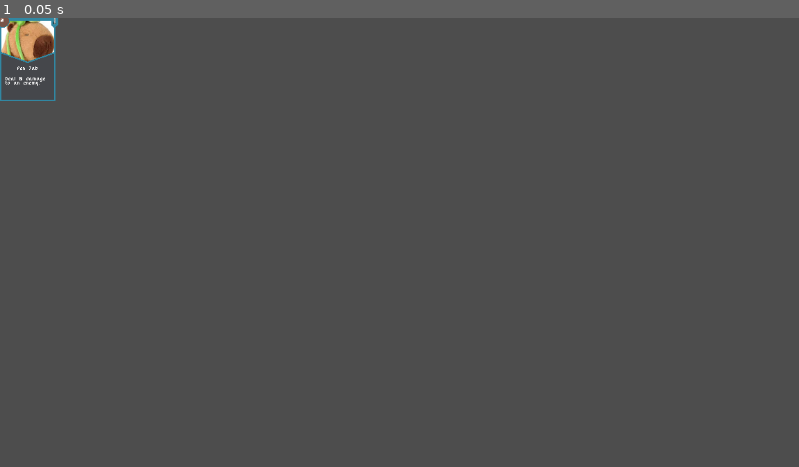
Above: before the commit, frame 1.
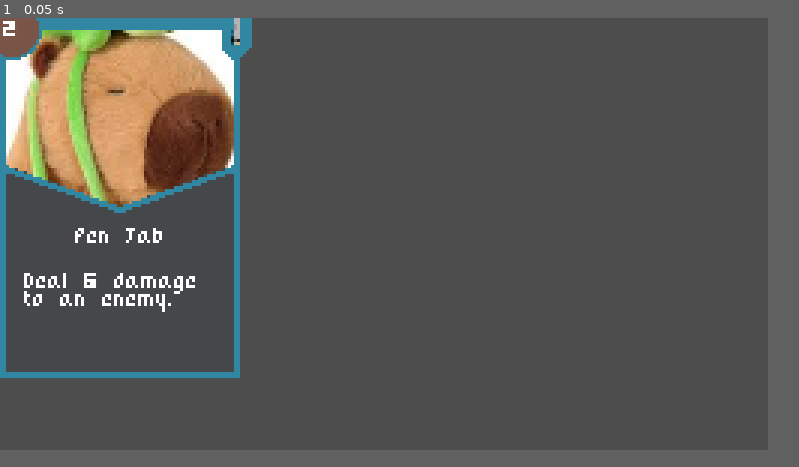
Above: after the commit, the same moment.

Repository: sebsantoni/battle_for_brushwood_demo
Game: Godot game, scene res://card_ui/attack_card_display.tscn
Two runs of this game, one before a commit and one after it. Both use one fixed random seed, a clock stepped at 60 frames per second and the inputs below. The project has no main scene, so this scene is started directly.
Inputs:
- Up to frame 1 (0.05 s): no input
In our replay, the window is 799x449 before the commit and 768x432 after it. These sizes can differ from the game's own. Grey fills any space a smaller window leaves; there, only what the larger window draws over its background counts as a difference.

The runs differ from the first frame. In frame 1, 13% of the frame differs, in the area x 0-32%, y 0-81%.

Commit message:
encounter scene created with hand-made background

Diff:
--- /dev/null
+++ b/card/card.gd
@@ -0,0 +1,20 @@
+#meta-name: Card
+#meta-description: Create a new card
+class_name Card
+extends Resource
+
+enum Type {Attack, Spell, Aura, Character}
+
+@export_group("Gameplay Attributes")
+var type: Type
+var cost
+
+@export_group("Visual Attributes")
+var art: TextureRect
+var name_
+var description
+
+
+func play():
+	# called when the card is played
+	pass
--- a/card_ui/attack_card_display.gdshader
+++ /dev/null
@@ -1,5 +0,0 @@
-shader_type canvas_item;
-
-void fragment(){
-    COLOR = vec4(0.19, 0.53, 0.64, 1);
-}
--- a/card_ui/attack_card_display.tscn
+++ b/card_ui/attack_card_display.tscn
@@ -30,7 +30,7 @@
 corner_radius_bottom_left = 20
 anti_aliasing = false
 
-[node name="AttackCardDisplay" type="Control"]
+[node name="AttackCardVisuals" type="Control"]
 layout_mode = 3
 anchors_preset = 0
 offset_right = 80.0
--- a/card_ui/type_diamond.tscn
+++ b/card_ui/type_diamond.tscn
@@ -1,8 +1,9 @@
-[gd_scene format=3 uid="uid://cbt4c2ggbm512"]
+[gd_scene load_steps=2 format=3 uid="uid://dtyxobf7c1d8e"]
 
-[node name="TypeDiamond" type="Line2D"]
-position = Vector2(0, 4)
-points = PackedVector2Array(-53, 13, -67, 32, -70, 67, -51, 82, -40, 68, -38, 33)
-closed = true
-width = 4.0
-default_color = Color(0.192157, 0.529412, 0.635294, 1)
+[ext_resource type="Texture2D" uid="uid://8krrv8djaems" path="res://art/battle_for_brushwood_demo_encounter_bg.png" id="1_nwekv"]
+
+[node name="Encounter" type="Node2D"]
+
+[node name="Background" type="Sprite2D" parent="."]
+position = Vector2(128, 72)
+texture = ExtResource("1_nwekv")
--- a/project.godot
+++ b/project.godot
@@ -13,3 +13,11 @@
 config/name="Demo Game"
 config/features=PackedStringArray("4.2", "Forward Plus")
 config/icon="res://icon.svg"
+
+[display]
+
+window/size/viewport_width=256
+window/size/viewport_height=144
+window/size/window_width_override=1280
+window/size/window_height_override=720
+window/stretch/mode="viewport"
--- /dev/null
+++ b/script_templates/Node/card_template.gd
@@ -0,0 +1,20 @@
+#meta-name: Card
+#meta-description: Create a new card
+class_name Card
+extends Node
+
+enum Type {Attack, Spell, Aura, Character}
+
+@export_group("Gameplay Attributes")
+var type: Type
+var cost: int
+
+@export_group("Visual Attributes")
+var art: TextureRect
+var name_: String
+var description: String
+
+
+func play() -> void:
+	# called when the card is played
+	pass
Binary file added: art/battle_for_brushwood_demo_encounter_bg.png
Not shown, added: art/battle_for_brushwood_demo_encounter_bg.png.import
